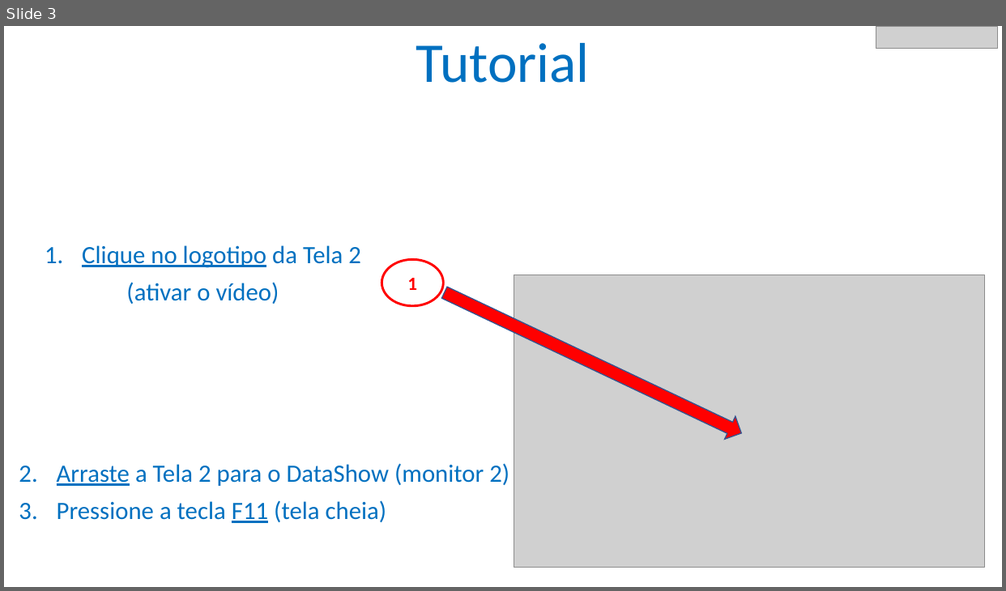
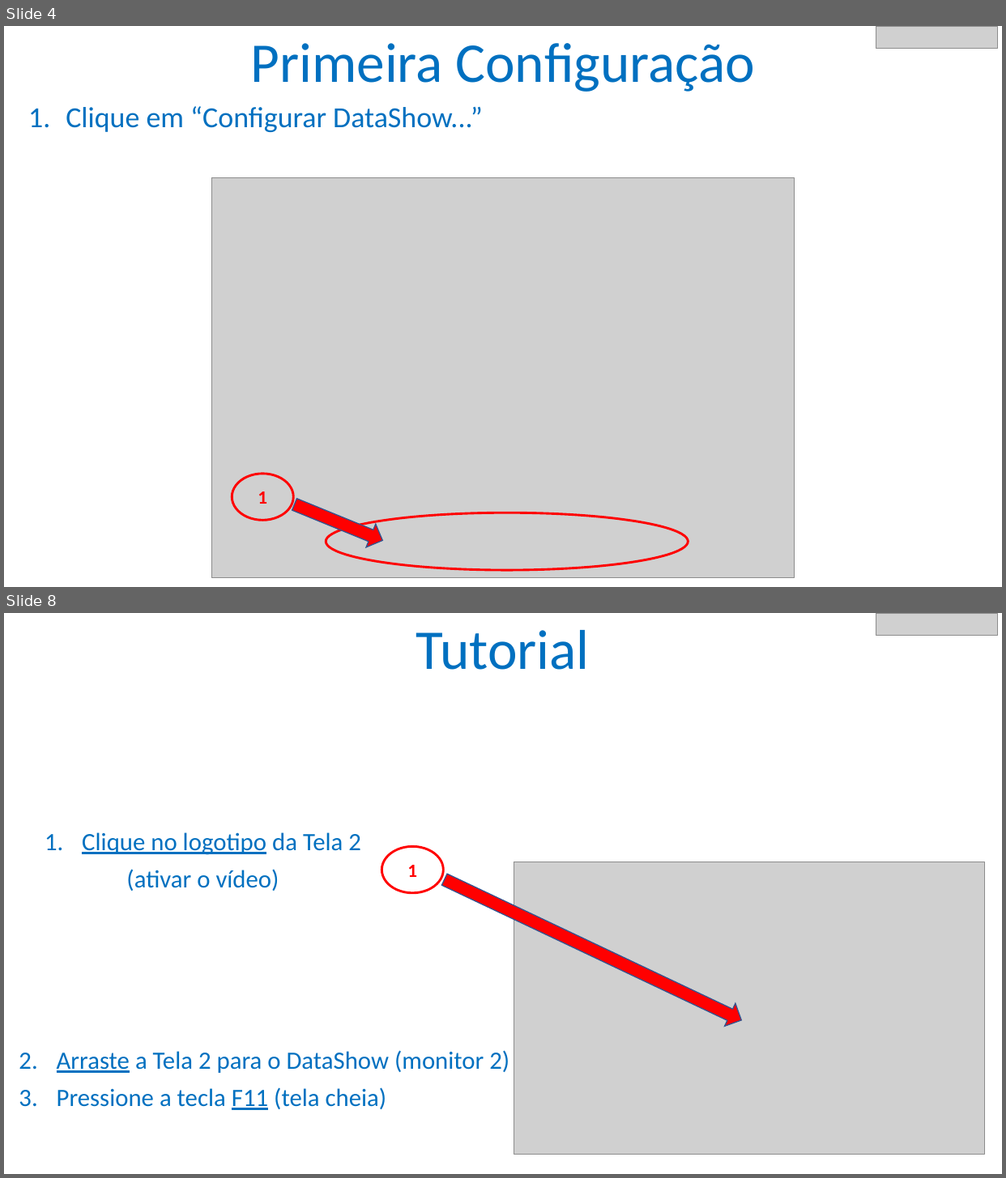
Before and after one commit to datashowcloud/datashow, a slide deck: help/help.pptx. Shown one above the other, each under a label of ours: slide 3 before the commit, slides 4 and 8 after it; the slides between them are not shown. The pictures are 1006x591 and 1006x1178 pixels, drawn with LibreOffice and Linux fonts; fonts in the diff are those of the drawing; grey boxes stand for pictures. Boxes give left, top, right and bottom in pixels: in the first picture for what was removed or moved away, otherwise in the second. Text is boxed around its words. In the diff, an @@ line names an element or a change of style, - is before the commit and + after.

```diff
--- a/help/help.pptx
+++ b/help/help.pptx
@@ slide 4 added at bbox=[4, 26, 1002, 587], background #FFFFFF @@
@@ title added at bbox=[251, 43, 755, 92], 54 pt, text #0070C0 @@
+Primeira Configuração
@@ picture added at bbox=[876, 27, 998, 49] @@
@@ text added at bbox=[66, 106, 483, 132], 28 pt, text #0070C0 @@
+1. Clique em “Configurar DataShow...”
@@ picture added at bbox=[212, 178, 795, 578] @@
@@ ellipse added at bbox=[232, 474, 293, 520], outline #FF0000 2.25 pt, 18 pt, text #FF0000, bold @@
+1
@@ right arrow added at bbox=[289, 493, 387, 552], fill #FF0000, outline #325491 1 pt @@
@@ ellipse added at bbox=[326, 514, 688, 571], outline #FF0000 2.25 pt @@
@@ what was slide 3 is now slide 8 @@
```
Also in this commit, not shown: 3 slides changed, 6 other slides added, 2 other files.
